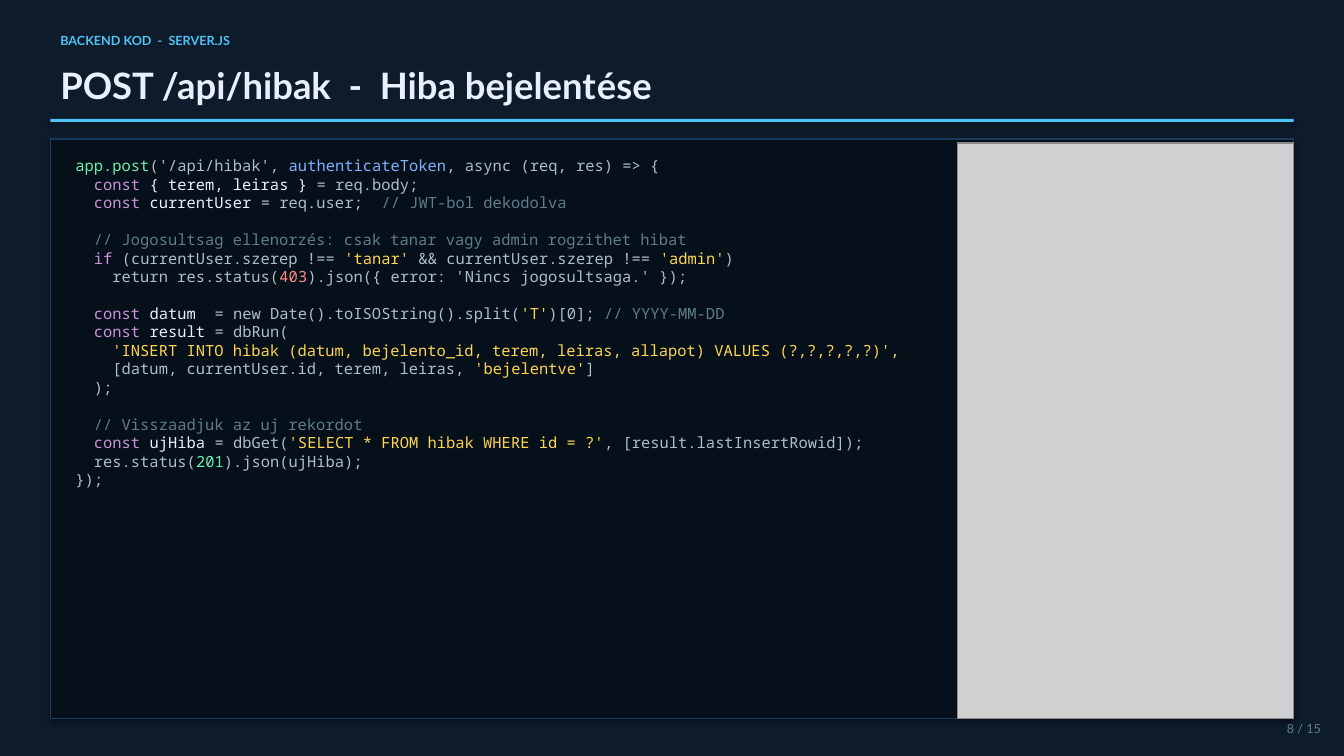
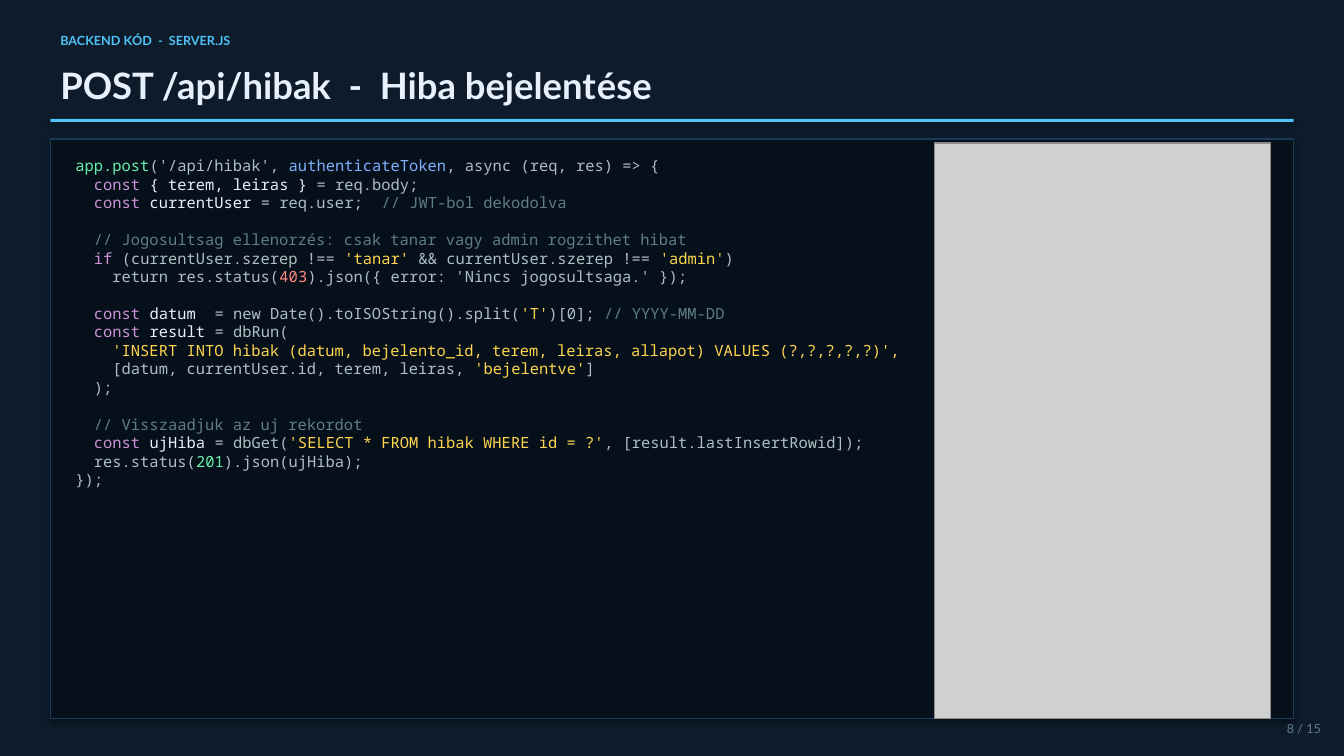
Before and after one commit to GyulaBarnabas/Projektmunka-Hibabejelento, a slide deck: slide 9 of eloadas/Hibabejelento_Prezentacio.pptx (slide 8 before the commit). Drawn at 1344x756 pixels with LibreOffice and Linux fonts; fonts in the diff are those of the drawing; grey boxes stand for pictures. Boxes give left, top, right and bottom in pixels: in the first picture for what was removed or moved away, otherwise in the second. Text is boxed around its words. In the diff, an @@ line names an element or a change of style, - is before the commit and + after.

```diff
--- a/eloadas/Hibabejelento_Prezentacio.pptx
+++ b/eloadas/Hibabejelento_Prezentacio.pptx
@@ text at <box>60,34,230,45</box>: text changed @@
-BACKEND KOD - SERVER.JS
+BACKEND KÓD - SERVER.JS
@@ picture: place and size @@
-picture at <box>957,143,1294,719</box>
+picture at <box>934,143,1270,719</box>
```
Also in this commit, not shown: 11 other slides changed, 10 other files.
